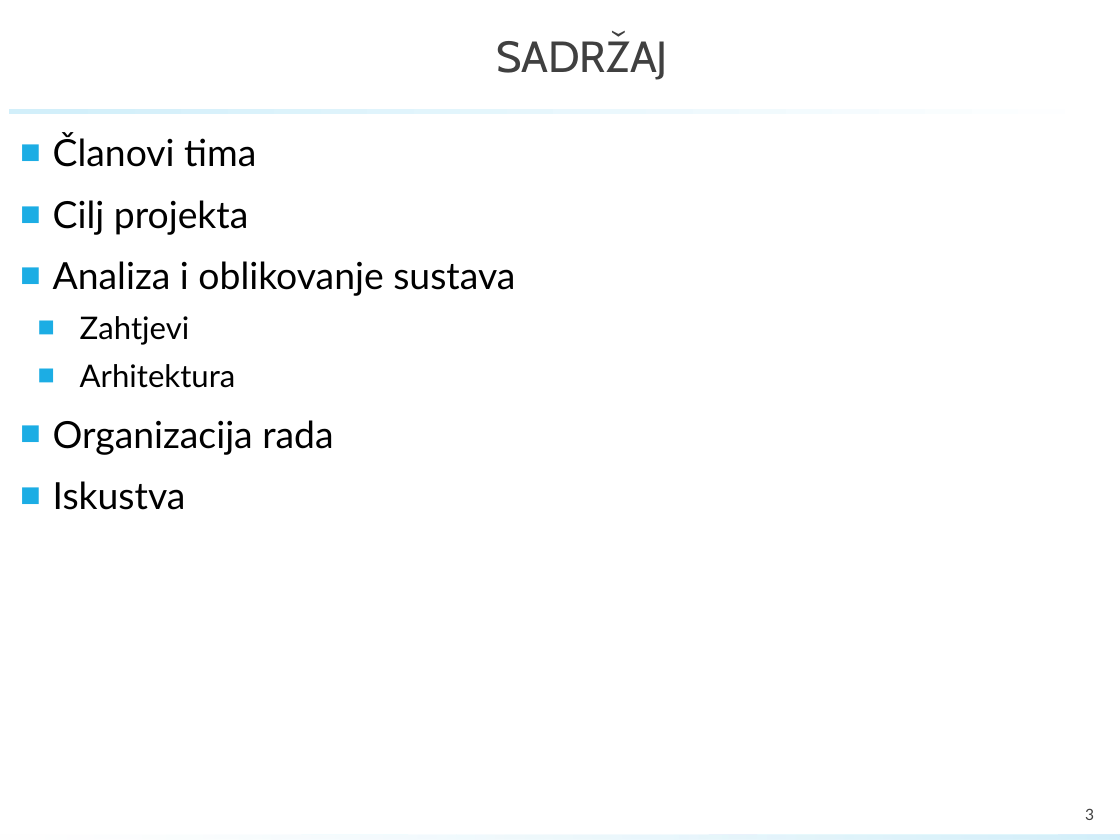
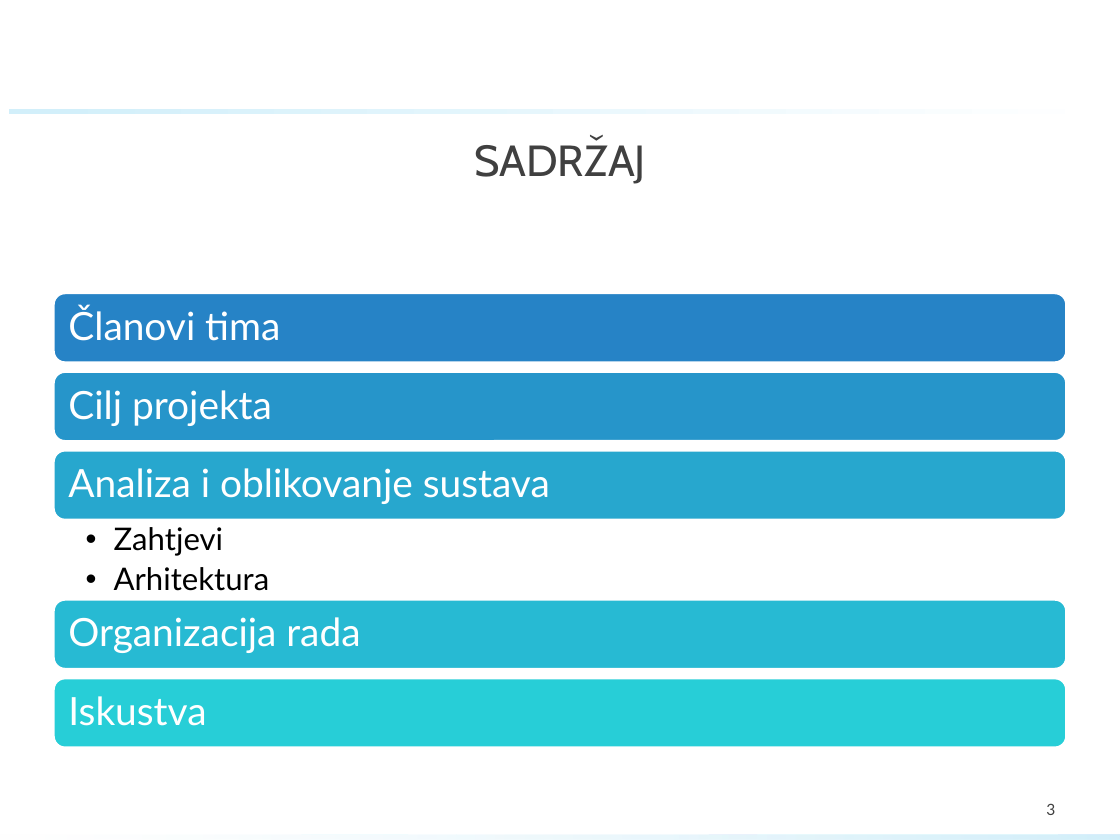
Before and after one commit to GolubIvan/Programsko-inzenjerstvo, a slide deck: slide 3 of PROINZ_TGxx.x_naziv_app.pptx. Drawn at 1120x840 pixels with LibreOffice and Linux fonts; fonts in the diff are those of the drawing; background and template pictures are left out. Boxes give left, top, right and bottom in pixels: in the first picture for what was removed or moved away, otherwise in the second. Text is boxed around its words. In the diff, an @@ line names an element or a change of style, - is before the commit and + after.

```diff
--- a/PROINZ_TGxx.x_naziv_app.pptx
+++ b/PROINZ_TGxx.x_naziv_app.pptx
@@ title "SADRŽAJ": place and size @@
-title "SADRŽAJ" at [496, 35, 668, 80]
+title "SADRŽAJ" at [474, 139, 646, 184]
@@ text removed at [53, 134, 515, 510] @@
-■ Članovi tima
-■ Cilj projekta
-■ Analiza i oblikovanje sustava
-  ■ Zahtjevi
-  ■ Arhitektura
-■ Organizacija rada
-■ Iskustva
@@ group added at [54, 293, 1067, 747]: 6 texts, 5 rounded rectangles @@
+Članovi tima
+Cilj projekta
+Analiza i oblikovanje sustava
+  • Zahtjevi
+  • Arhitektura
+Organizacija rada
+Iskustva
@@ page number: place and size @@
-page number at [1085, 808, 1094, 820]
+page number at [1046, 803, 1055, 815]
@@ page number at [1046, 803, 1055, 815]: more space between paragraphs @@
```
Also in this commit, not shown: 5 other slides changed, 6 slides added, 4 slides removed.
